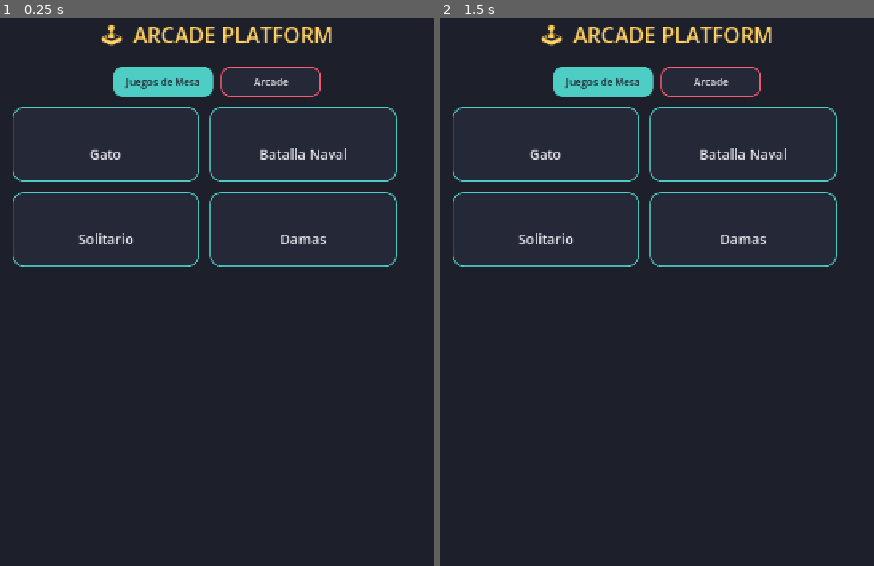
Above: before the commit, frames 1-2 (left to right).
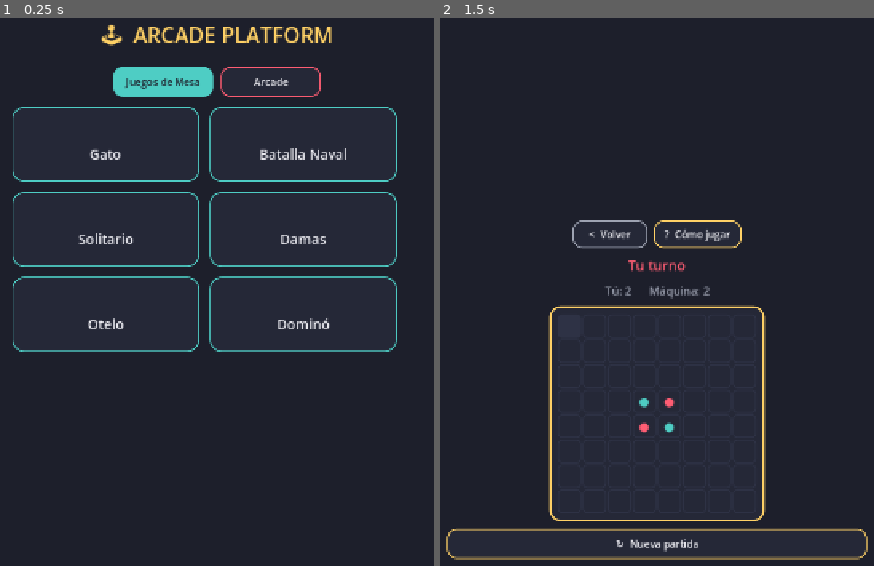
Above: after the commit, the same moments.

Repository: jfrodriguezva/Arcade
Game: Godot game, scene res://core/scenes/hub.tscn
The game is run twice, just before and just after one commit, with the same random seed, the same clock (stepped at 60 frames per second) and the same inputs.
Inputs (mouse positions are in pixels of both pictures, inside the frame that each line leads up to):
- Up to frame 1 (0.25 s): no input
- Up to frame 2 (1.5 s): click (544, 313) at 0.5 s, where only the run after the commit has a clickable "Otelo"; click (570, 324) at 1.27 s

The runs differ from the first frame. In frame 1, 1.0% of the frame differs, in the area x 2-92%, y 47-61%; in frame 2, 8.7%, in the area x 1-99%, y 1-99%.

Commit message:
Otelo y Domino
Otelo/Reversi: reglas clasicas de captura por flanqueo, IA voraz
(elige el movimiento que voltea mas fichas), paso de turno automatico
cuando no hay movimiento valido, marcador en vivo.

Domino (set doble-seis, 28 fichas): mano de 7 por jugador, pozo para
robar, deteccion de trancada (compara puntos en mano), IA de la
maquina prioriza jugar sobre robar.

Co-Authored-By: Claude Sonnet 5 <noreply@anthropic.com>

Diff:
--- a/core/autoload/game_manager.gd
+++ b/core/autoload/game_manager.gd
@@ -32,6 +32,20 @@
 		"scene": "res://games/board/checkers/checkers.tscn",
 		"enabled": true,
 	},
+	{
+		"id": "othello",
+		"title": "Otelo",
+		"category": "mesa",
+		"scene": "res://games/board/othello/othello.tscn",
+		"enabled": true,
+	},
+	{
+		"id": "domino",
+		"title": "Dominó",
+		"category": "mesa",
+		"scene": "res://games/board/domino/domino.tscn",
+		"enabled": true,
+	},
 ]
 
 var current_game_id: String = ""
--- /dev/null
+++ b/games/board/domino/domino.gd
@@ -0,0 +1,388 @@
+extends Control
+## Dominó clásico (set doble-seis, 28 fichas) contra la máquina.
+## Gana quien se quede sin fichas primero; si el juego se tranca
+## (nadie puede jugar y ya no hay pozo), gana quien tenga menos
+## puntos sumados en la mano.
+
+const GAME_ID := "domino"
+
+const HELP_TEXT := "Cada quien empieza con 7 fichas; el resto queda en el pozo.
+
+- Toca una ficha de tu mano para seleccionarla.
+- Toca 'Extremo izquierdo' o 'Extremo derecho' para colocarla ahí, si alguno de sus números coincide con ese extremo.
+- Si ninguna ficha te sirve, toca 'Robar' para tomar del pozo.
+- Si no puedes jugar y el pozo está vacío, toca 'Pasar'.
+
+Gana quien se quede sin fichas primero. Si el juego se tranca (nadie puede jugar), gana quien tenga menos puntos sumados en la mano."
+
+var player_hand: Array = []
+var bot_hand: Array = []
+var boneyard: Array = []
+var chain: Array = []
+var left_open: int = -1
+var right_open: int = -1
+var selected_tile_index: int = -1
+var current_turn: String = "player"
+var game_over: bool = false
+
+var status_label: Label
+var chain_label: Label
+var info_label: Label
+var hand_row: HBoxContainer
+var end_left_btn: Button
+var end_right_btn: Button
+var draw_btn: Button
+var pass_btn: Button
+
+
+func _ready() -> void:
+	_build_ui()
+	_new_game()
+
+
+func _build_ui() -> void:
+	UIKit.apply_background(self)
+
+	var scroll := ScrollContainer.new()
+	scroll.set_anchors_preset(Control.PRESET_FULL_RECT)
+	add_child(scroll)
+
+	var margin := MarginContainer.new()
+	for side: String in ["margin_left", "margin_right", "margin_top", "margin_bottom"]:
+		margin.add_theme_constant_override(side, 20)
+	scroll.add_child(margin)
+
+	var vbox := VBoxContainer.new()
+	vbox.add_theme_constant_override("separation", 12)
+	margin.add_child(vbox)
+
+	UIKit.build_toolbar(vbox, self, "Dominó", HELP_TEXT)
+
+	status_label = UIKit.title_label("", 20, UIKit.COLOR_TEXT)
+	vbox.add_child(status_label)
+
+	info_label = UIKit.title_label("", 16, UIKit.COLOR_TEXT_DIM)
+	vbox.add_child(info_label)
+
+	var chain_panel := PanelContainer.new()
+	chain_panel.add_theme_stylebox_override("panel", UIKit.stylebox(UIKit.COLOR_PANEL, UIKit.COLOR_ACCENT_3, 14, 2))
+	vbox.add_child(chain_panel)
+	var chain_margin := MarginContainer.new()
+	for side: String in ["margin_left", "margin_right", "margin_top", "margin_bottom"]:
+		chain_margin.add_theme_constant_override(side, 12)
+	chain_panel.add_child(chain_margin)
+	chain_label = Label.new()
+	chain_label.autowrap_mode = TextServer.AUTOWRAP_WORD
+	chain_label.horizontal_alignment = HORIZONTAL_ALIGNMENT_CENTER
+	chain_label.add_theme_font_size_override("font_size", 20)
+	chain_label.add_theme_color_override("font_color", UIKit.COLOR_TEXT)
+	chain_margin.add_child(chain_label)
+
+	var ends_row := HBoxContainer.new()
+	ends_row.alignment = BoxContainer.ALIGNMENT_CENTER
+	ends_row.add_theme_constant_override("separation", 10)
+	vbox.add_child(ends_row)
+
+	end_left_btn = Button.new()
+	end_left_btn.custom_minimum_size = Vector2(160, 48)
+	UIKit.style_button(end_left_btn, UIKit.COLOR_ACCENT_2)
+	end_left_btn.pressed.connect(_on_end_pressed.bind("left"))
+	ends_row.add_child(end_left_btn)
+
+	end_right_btn = Button.new()
+	end_right_btn.custom_minimum_size = Vector2(160, 48)
+	UIKit.style_button(end_right_btn, UIKit.COLOR_ACCENT_2)
+	end_right_btn.pressed.connect(_on_end_pressed.bind("right"))
+	ends_row.add_child(end_right_btn)
+
+	vbox.add_child(UIKit.title_label("Tu mano", 16, UIKit.COLOR_TEXT_DIM))
+
+	var hand_scroll := ScrollContainer.new()
+	hand_scroll.custom_minimum_size = Vector2(0, 90)
+	vbox.add_child(hand_scroll)
+	hand_row = HBoxContainer.new()
+	hand_row.add_theme_constant_override("separation", 6)
+	hand_scroll.add_child(hand_row)
+
+	var actions_row := HBoxContainer.new()
+	actions_row.alignment = BoxContainer.ALIGNMENT_CENTER
+	actions_row.add_theme_constant_override("separation", 10)
+	vbox.add_child(actions_row)
+
+	draw_btn = Button.new()
+	draw_btn.text = "Robar"
+	draw_btn.custom_minimum_size = Vector2(120, 48)
+	UIKit.style_button(draw_btn, UIKit.COLOR_ACCENT)
+	draw_btn.pressed.connect(_on_draw_pressed)
+	actions_row.add_child(draw_btn)
+
+	pass_btn = Button.new()
+	pass_btn.text = "Pasar"
+	pass_btn.custom_minimum_size = Vector2(120, 48)
+	UIKit.style_button(pass_btn, UIKit.COLOR_TEXT_DIM)
+	pass_btn.pressed.connect(_on_pass_pressed)
+	actions_row.add_child(pass_btn)
+
+	var restart_btn := Button.new()
+	restart_btn.text = "↻  Nueva partida"
+	restart_btn.custom_minimum_size = Vector2(200, 48)
+	UIKit.style_button(restart_btn, UIKit.COLOR_ACCENT_3)
+	restart_btn.pressed.connect(_new_game)
+	vbox.add_child(restart_btn)
+
+
+func _build_tiles() -> Array:
+	var tiles: Array = []
+	for i in range(7):
+		for j in range(i, 7):
+			tiles.append({"a": i, "b": j})
+	return tiles
+
+
+func _new_game() -> void:
+	var tiles: Array = _build_tiles()
+	tiles.shuffle()
+
+	player_hand = tiles.slice(0, 7)
+	bot_hand = tiles.slice(7, 14)
+	boneyard = tiles.slice(14, 28)
+	chain = []
+	left_open = -1
+	right_open = -1
+	selected_tile_index = -1
+	game_over = false
+
+	current_turn = "player" if randi() % 2 == 0 else "bot"
+	_redraw_all()
+
+	if current_turn == "player":
+		status_label.text = "Tu turno: elige una ficha y toca un extremo"
+		status_label.add_theme_color_override("font_color", UIKit.COLOR_ACCENT)
+	else:
+		status_label.text = "Turno de la máquina..."
+		status_label.add_theme_color_override("font_color", UIKit.COLOR_ACCENT_2)
+		await get_tree().create_timer(0.6).timeout
+		_bot_turn()
+
+
+func _tile_text(tile: Dictionary) -> String:
+	return "%d|%d" % [tile["a"], tile["b"]]
+
+
+func _redraw_all() -> void:
+	if chain.is_empty():
+		chain_label.text = "(vacío, coloca la primera ficha)"
+	else:
+		var parts: Array = []
+		for tile: Dictionary in chain:
+			parts.append(_tile_text(tile))
+		chain_label.text = " - ".join(parts)
+
+	if chain.is_empty():
+		end_left_btn.text = "Colocar ficha"
+		end_right_btn.text = "Colocar ficha"
+	else:
+		end_left_btn.text = "◀  Extremo %d" % left_open
+		end_right_btn.text = "Extremo %d  ▶" % right_open
+
+	for child: Node in hand_row.get_children():
+		child.queue_free()
+	for i in range(player_hand.size()):
+		var tile: Dictionary = player_hand[i]
+		var btn := Button.new()
+		btn.text = _tile_text(tile)
+		btn.custom_minimum_size = Vector2(64, 64)
+		btn.add_theme_font_size_override("font_size", 18)
+		var accent: Color = UIKit.COLOR_ACCENT_3 if i == selected_tile_index else UIKit.COLOR_ACCENT
+		UIKit.style_button(btn, accent, 10)
+		btn.pressed.connect(_on_hand_tile_pressed.bind(i))
+		hand_row.add_child(btn)
+
+	info_label.text = "Máquina: %d fichas      Pozo: %d fichas" % [bot_hand.size(), boneyard.size()]
+
+	var can_move: bool = _has_valid_move(player_hand)
+	draw_btn.disabled = game_over or current_turn != "player" or boneyard.is_empty()
+	pass_btn.disabled = game_over or current_turn != "player" or can_move or not boneyard.is_empty()
+
+
+func _has_valid_move(hand: Array) -> bool:
+	if chain.is_empty():
+		return not hand.is_empty()
+	for tile: Dictionary in hand:
+		if tile["a"] == left_open or tile["b"] == left_open or tile["a"] == right_open or tile["b"] == right_open:
+			return true
+	return false
+
+
+func _place_tile(tile: Dictionary, side: String) -> void:
+	if chain.is_empty():
+		chain.append(tile)
+		left_open = tile["a"]
+		right_open = tile["b"]
+		return
+
+	var open_value: int = left_open if side == "left" else right_open
+	var other: int = tile["b"] if tile["a"] == open_value else tile["a"]
+	var oriented: Dictionary = {"a": other, "b": open_value} if side == "left" else {"a": open_value, "b": other}
+
+	if side == "left":
+		chain.insert(0, oriented)
+		left_open = other
+	else:
+		chain.append(oriented)
+		right_open = other
+
+
+func _hand_sum(hand: Array) -> int:
+	var total := 0
+	for tile: Dictionary in hand:
+		total += tile["a"] + tile["b"]
+	return total
+
+
+func _on_hand_tile_pressed(i: int) -> void:
+	if game_over or current_turn != "player":
+		return
+	selected_tile_index = -1 if selected_tile_index == i else i
+	_redraw_all()
+
+
+func _on_end_pressed(side: String) -> void:
+	if game_over or current_turn != "player" or selected_tile_index == -1:
+		return
+
+	var tile: Dictionary = player_hand[selected_tile_index]
+
+	if not chain.is_empty():
+		var open_value: int = left_open if side == "left" else right_open
+		if tile["a"] != open_value and tile["b"] != open_value:
+			status_label.text = "Esa ficha no encaja en ese extremo"
+			status_label.add_theme_color_override("font_color", UIKit.COLOR_DANGER)
+			return
+
+	_place_tile(tile, side)
+	player_hand.remove_at(selected_tile_index)
+	selected_tile_index = -1
+	_redraw_all()
+
+	if player_hand.is_empty():
+		_end_game_win("player")
+		return
+
+	current_turn = "bot"
+	status_label.text = "Turno de la máquina..."
+	status_label.add_theme_color_override("font_color", UIKit.COLOR_ACCENT_2)
+	_redraw_all()
+	await get_tree().create_timer(0.6).timeout
+	_bot_turn()
+
+
+func _on_draw_pressed() -> void:
+	if game_over or current_turn != "player" or boneyard.is_empty():
+		return
+	player_hand.append(boneyard.pop_back())
+	selected_tile_index = -1
+	_redraw_all()
+
+
+func _on_pass_pressed() -> void:
+	if game_over or current_turn != "player":
+		return
+	if _has_valid_move(player_hand) or not boneyard.is_empty():
+		return
+
+	if not _has_valid_move(bot_hand):
+		_end_game_block()
+		return
+
+	current_turn = "bot"
+	status_label.text = "Pasaste. Turno de la máquina..."
+	status_label.add_theme_color_override("font_color", UIKit.COLOR_ACCENT_2)
+	_redraw_all()
+	await get_tree().create_timer(0.6).timeout
+	_bot_turn()
+
+
+func _bot_choose_tile() -> Dictionary:
+	if chain.is_empty():
+		return bot_hand[0]
+	for tile: Dictionary in bot_hand:
+		if tile["a"] == left_open or tile["b"] == left_open or tile["a"] == right_open or tile["b"] == right_open:
+			return tile
+	return {}
+
+
+func _bot_choose_side(tile: Dictionary) -> String:
+	if chain.is_empty():
+		return "left"
+	if tile["a"] == left_open or tile["b"] == left_open:
+		return "left"
+	return "right"
+
+
+func _bot_turn() -> void:
+	while not _has_valid_move(bot_hand) and not boneyard.is_empty():
+		bot_hand.append(boneyard.pop_back())
+
+	if not _has_valid_move(bot_hand):
+		if not _has_valid_move(player_hand) and boneyard.is_empty():
+			_end_game_block()
+			return
+		status_label.text = "La máquina no puede jugar, te toca a ti"
+		status_label.add_theme_color_override("font_color", UIKit.COLOR_TEXT_DIM)
+		current_turn = "player"
+		_redraw_all()
+		return
+
+	var tile: Dictionary = _bot_choose_tile()
+	var side: String = _bot_choose_side(tile)
+	_place_tile(tile, side)
+	bot_hand.erase(tile)
+	_redraw_all()
+
+	if bot_hand.is_empty():
+		_end_game_win("bot")
+		return
+
+	current_turn = "player"
+	status_label.text = "Tu turno"
+	status_label.add_theme_color_override("font_color", UIKit.COLOR_ACCENT)
+	_redraw_all()
+
+
+func _end_game_win(winner: String) -> void:
+	game_over = true
+	if winner == "player":
+		status_label.text = "¡Ganaste! Te quedaste sin fichas"
+		status_label.add_theme_color_override("font_color", UIKit.COLOR_ACCENT_3)
+		_record_result("wins")
+	else:
+		status_label.text = "Ganó la máquina, se quedó sin fichas"
+		status_label.add_theme_color_override("font_color", UIKit.COLOR_DANGER)
+		_record_result("losses")
+	_redraw_all()
+
+
+func _end_game_block() -> void:
+	game_over = true
+	var p_sum: int = _hand_sum(player_hand)
+	var b_sum: int = _hand_sum(bot_hand)
+	if p_sum < b_sum:
+		status_label.text = "Juego trancado. ¡Ganaste con menos puntos! (%d vs %d)" % [p_sum, b_sum]
+		status_label.add_theme_color_override("font_color", UIKit.COLOR_ACCENT_3)
+		_record_result("wins")
+	elif b_sum < p_sum:
+		status_label.text = "Juego trancado. Ganó la máquina (%d vs %d)" % [b_sum, p_sum]
+		status_label.add_theme_color_override("font_color", UIKit.COLOR_DANGER)
+		_record_result("losses")
+	else:
+		status_label.text = "Juego trancado. Empate (%d vs %d)" % [p_sum, b_sum]
+		status_label.add_theme_color_override("font_color", UIKit.COLOR_TEXT_DIM)
+		_record_result("draws")
+	_redraw_all()
+
+
+func _record_result(key: String) -> void:
+	var stats: Dictionary = SaveManager.get_game_data(GAME_ID)
+	stats[key] = stats.get(key, 0) + 1
+	SaveManager.set_game_data(GAME_ID, stats)
--- /dev/null
+++ b/games/board/domino/domino.tscn
@@ -0,0 +1,12 @@
+[gd_scene load_steps=2 format=3]
+
+[ext_resource type="Script" path="res://games/board/domino/domino.gd" id="1"]
+
+[node name="Domino" type="Control"]
+layout_mode=3
+anchors_preset=15
+anchor_right=1.0
+anchor_bottom=1.0
+grow_horizontal=2
+grow_vertical=2
+script=ExtResource("1")
--- /dev/null
+++ b/games/board/othello/othello.gd
@@ -0,0 +1,235 @@
+extends Control
+## Otelo / Reversi contra la máquina. La IA es voraz: siempre elige el
+## movimiento que voltea más fichas en ese turno (sin planear a futuro).
+
+const GAME_ID := "othello"
+const SIZE := 8
+const DIRS := [
+	Vector2i(1, 0), Vector2i(-1, 0), Vector2i(0, 1), Vector2i(0, -1),
+	Vector2i(1, 1), Vector2i(1, -1), Vector2i(-1, 1), Vector2i(-1, -1),
+]
+
+const HELP_TEXT := "Tú juegas con fichas rosas, la máquina con fichas teal.
+
+Toca una casilla vacía: si tu ficha 'encierra' una o más fichas rivales en línea recta (horizontal, vertical o diagonal) contra otra ficha tuya, esas fichas rivales se voltean a tu color.
+
+Si no tienes ningún movimiento válido, se pasa el turno automáticamente. El juego termina cuando nadie puede mover; gana quien tenga más fichas en el tablero."
+
+var board: Array = []
+var cell_buttons: Array = []
+var current_turn: String = "player"
+var game_over: bool = false
+
+var status_label: Label
+var score_label: Label
+
+
+func _ready() -> void:
+	_build_ui()
+	_new_game()
+
+
+func _build_ui() -> void:
+	UIKit.apply_background(self)
+
+	var margin := MarginContainer.new()
+	margin.set_anchors_preset(Control.PRESET_FULL_RECT)
+	for side: String in ["margin_left", "margin_right", "margin_top", "margin_bottom"]:
+		margin.add_theme_constant_override(side, 24)
+	add_child(margin)
+
+	var vbox := VBoxContainer.new()
+	vbox.alignment = BoxContainer.ALIGNMENT_CENTER
+	vbox.add_theme_constant_override("separation", 12)
+	margin.add_child(vbox)
+
+	UIKit.build_toolbar(vbox, self, "Otelo", HELP_TEXT)
+
+	status_label = UIKit.title_label("", 22, UIKit.COLOR_TEXT)
+	vbox.add_child(status_label)
+
+	score_label = UIKit.title_label("", 18, UIKit.COLOR_TEXT_DIM)
+	vbox.add_child(score_label)
+
+	var panel := PanelContainer.new()
+	panel.add_theme_stylebox_override("panel", UIKit.stylebox(UIKit.COLOR_PANEL, UIKit.COLOR_ACCENT_3, 16, 3))
+	var panel_margin := MarginContainer.new()
+	for side: String in ["margin_left", "margin_right", "margin_top", "margin_bottom"]:
+		panel_margin.add_theme_constant_override(side, 10)
+	panel.add_child(panel_margin)
+
+	var center := CenterContainer.new()
+	vbox.add_child(center)
+	center.add_child(panel)
+
+	var grid := GridContainer.new()
+	grid.columns = SIZE
+	grid.add_theme_constant_override("h_separation", 2)
+	grid.add_theme_constant_override("v_separation", 2)
+	panel_margin.add_child(grid)
+
+	for y in range(SIZE):
+		var row: Array = []
+		for x in range(SIZE):
+			var cell := Button.new()
+			cell.custom_minimum_size = Vector2(38, 38)
+			cell.add_theme_font_size_override("font_size", 20)
+			UIKit.style_button(cell, UIKit.COLOR_BG_LIGHT, 6)
+			cell.pressed.connect(_on_cell_pressed.bind(x, y))
+			grid.add_child(cell)
+			row.append(cell)
+		cell_buttons.append(row)
+
+	var restart_btn := Button.new()
+	restart_btn.text = "↻  Nueva partida"
+	restart_btn.custom_minimum_size = Vector2(200, 48)
+	UIKit.style_button(restart_btn, UIKit.COLOR_ACCENT_3)
+	restart_btn.pressed.connect(_new_game)
+	vbox.add_child(restart_btn)
+
+
+func _new_game() -> void:
+	board = []
+	for y in range(SIZE):
+		var row: Array = []
+		for x in range(SIZE):
+			row.append(null)
+		board.append(row)
+
+	board[3][3] = "bot"
+	board[4][4] = "bot"
+	board[3][4] = "player"
+	board[4][3] = "player"
+
+	game_over = false
+	_redraw_all()
+	_begin_turn("player")
+
+
+func _flips_for(x: int, y: int, owner: String) -> Array:
+	if board[y][x] != null:
+		return []
+	var opponent: String = "bot" if owner == "player" else "player"
+	var all_flips: Array = []
+	for dir: Vector2i in DIRS:
+		var line: Array = []
+		var cx: int = x + dir.x
+		var cy: int = y + dir.y
+		while cx >= 0 and cx < SIZE and cy >= 0 and cy < SIZE and board[cy][cx] == opponent:
+			line.append(Vector2i(cx, cy))
+			cx += dir.x
+			cy += dir.y
+		if not line.is_empty() and cx >= 0 and cx < SIZE and cy >= 0 and cy < SIZE and board[cy][cx] == owner:
+			all_flips.append_array(line)
+	return all_flips
+
+
+func _legal_moves(owner: String) -> Array:
+	var moves: Array = []
+	for y in range(SIZE):
+		for x in range(SIZE):
+			if not _flips_for(x, y, owner).is_empty():
+				moves.append(Vector2i(x, y))
+	return moves
+
+
+func _place(x: int, y: int, owner: String) -> void:
+	var flips: Array = _flips_for(x, y, owner)
+	board[y][x] = owner
+	for p: Vector2i in flips:
+		board[p.y][p.x] = owner
+
+
+func _count(owner: String) -> int:
+	var n := 0
+	for row: Array in board:
+		for cell: Variant in row:
+			if cell == owner:
+				n += 1
+	return n
+
+
+func _redraw_all() -> void:
+	for y in range(SIZE):
+		for x in range(SIZE):
+			var cell: Button = cell_buttons[y][x]
+			var v: Variant = board[y][x]
+			if v == null:
+				cell.text = ""
+			else:
+				cell.text = "●"
+				var color: Color = UIKit.COLOR_ACCENT if v == "player" else UIKit.COLOR_ACCENT_2
+				cell.add_theme_color_override("font_color", color)
+				cell.add_theme_color_override("font_disabled_color", color)
+	score_label.text = "Tú: %d      Máquina: %d" % [_count("player"), _count("bot")]
+
+
+func _on_cell_pressed(x: int, y: int) -> void:
+	if game_over or current_turn != "player":
+		return
+	if _flips_for(x, y, "player").is_empty():
+		return
+	_place(x, y, "player")
+	_redraw_all()
+	_begin_turn("bot")
+
+
+func _begin_turn(owner: String) -> void:
+	current_turn = owner
+	var moves: Array = _legal_moves(owner)
+
+	if moves.is_empty():
+		var other: String = "bot" if owner == "player" else "player"
+		if _legal_moves(other).is_empty():
+			_end_game()
+			return
+		status_label.text = ("Tú" if owner == "player" else "La máquina") + " no tienes movimientos, se pasa el turno"
+		status_label.add_theme_color_override("font_color", UIKit.COLOR_TEXT_DIM)
+		_begin_turn(other)
+		return
+
+	if owner == "player":
+		status_label.text = "Tu turno"
+		status_label.add_theme_color_override("font_color", UIKit.COLOR_ACCENT)
+	else:
+		status_label.text = "Turno de la máquina..."
+		status_label.add_theme_color_override("font_color", UIKit.COLOR_ACCENT_2)
+		await get_tree().create_timer(0.5).timeout
+		_bot_move(moves)
+
+
+func _bot_move(moves: Array) -> void:
+	var best: Vector2i = moves[0]
+	var best_count := -1
+	for m: Vector2i in moves:
+		var count: int = _flips_for(m.x, m.y, "bot").size()
+		if count > best_count:
+			best_count = count
+			best = m
+	_place(best.x, best.y, "bot")
+	_redraw_all()
+	_begin_turn("player")
+
+
+func _end_game() -> void:
+	game_over = true
+	var player_count: int = _count("player")
+	var bot_count: int = _count("bot")
+	if player_count > bot_count:
+		status_label.text = "¡Ganaste! %d - %d" % [player_count, bot_count]
+		status_label.add_theme_color_override("font_color", UIKit.COLOR_ACCENT_3)
+		_record_result("wins")
+	elif bot_count > player_count:
+		status_label.text = "Ganó la máquina %d - %d" % [bot_count, player_count]
+		status_label.add_theme_color_override("font_color", UIKit.COLOR_DANGER)
+		_record_result("losses")
+	else:
+		status_label.text = "Empate %d - %d" % [player_count, bot_count]
+		status_label.add_theme_color_override("font_color", UIKit.COLOR_TEXT_DIM)
+		_record_result("draws")
+
+
+func _record_result(key: String) -> void:
+	var stats: Dictionary = SaveManager.get_game_data(GAME_ID)
+	stats[key] = stats.get(key, 0) + 1
+	SaveManager.set_game_data(GAME_ID, stats)
--- /dev/null
+++ b/games/board/othello/othello.tscn
@@ -0,0 +1,12 @@
+[gd_scene load_steps=2 format=3]
+
+[ext_resource type="Script" path="res://games/board/othello/othello.gd" id="1"]
+
+[node name="Othello" type="Control"]
+layout_mode=3
+anchors_preset=15
+anchor_right=1.0
+anchor_bottom=1.0
+grow_horizontal=2
+grow_vertical=2
+script=ExtResource("1")
Not shown, added: games/board/domino/domino.gd.uid
Not shown, added: games/board/othello/othello.gd.uid
